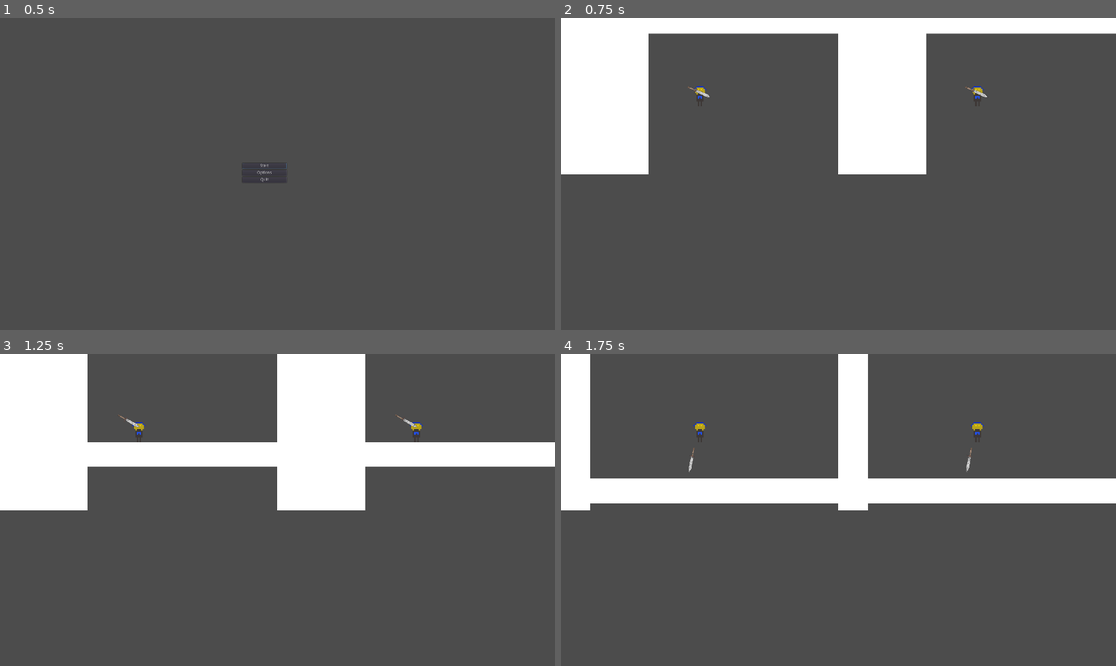
Above: before the commit, frames 1-4 (two rows, left to right).
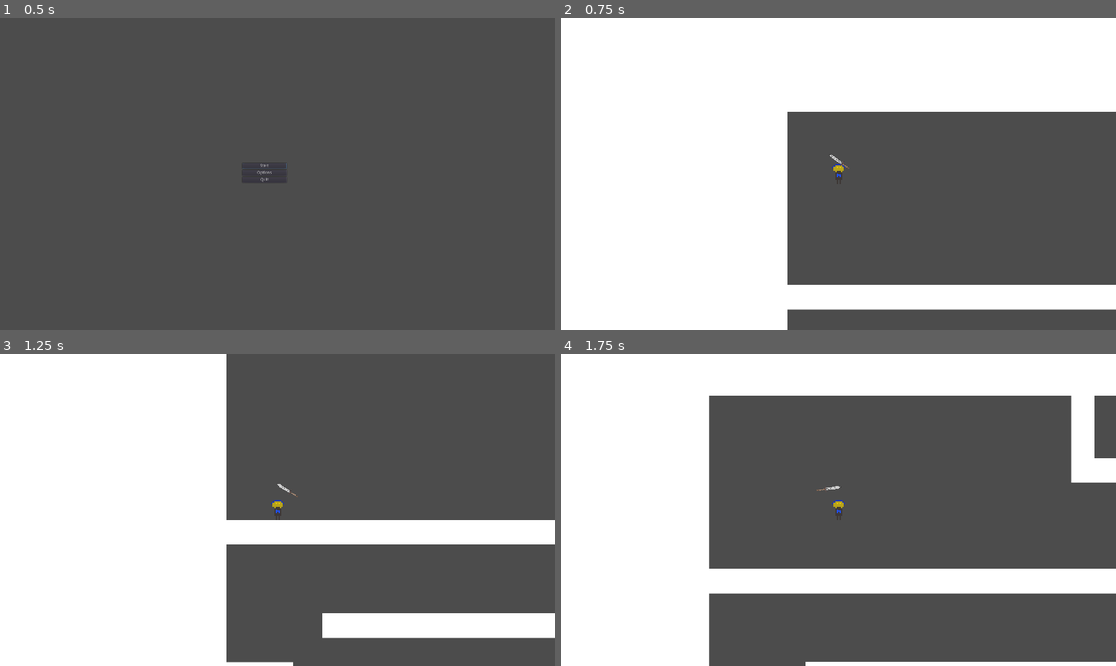
Above: after the commit, the same moments.

Repository: Lorem-Ipsum-Server-Place/GMTK2021-Game
Game: Godot game, scene res://Levels/Menu/MainMenu.tscn
Two runs of this game, one before a commit and one after it. Both use one fixed random seed, a clock stepped at 60 frames per second and the inputs below.
Inputs (mouse positions are in pixels of both pictures, inside the frame that each line leads up to):
- Up to frame 1 (0.5 s): no input
- Up to frame 2 (0.75 s): click "Start" at 0.5 s
- Up to frame 3 (1.25 s): no input
- Up to frame 4 (1.75 s): tap Enter (ui_accept) at 1.25 s; move the mouse to (960, 494) at 1.27 s; hold D (game_right) from 1.28 s (still down); click (960, 494) at 1.35 s; tap Space (game_jump) at 1.52 s

Frame 1 is identical in both runs. In frame 2, 51% of the frame differs, in the area x 0-100%, y 4-100%; in frame 3, 51%, in the area x 0-100%, y 0-100%; in frame 4, 47%.

Commit message:
Whatever the fuck this does

Diff:
--- a/Enemy1.gd
+++ b/Enemy1.gd
@@ -1,5 +1,9 @@
 extends KinematicBody2D
 
+enum EnemyState {
+	PERSUING,
+	FLEEING
+}
 
 const MAX_OFFSET = 0.4
 const MOVEMENT_SPEED = 50
@@ -8,6 +12,9 @@
 var vertical_velocity_modifier = 0
 var tick_random_offset = 0
 var player = null
+var health = null
+var dead = false
+var state = EnemyState.PERSUING
 
 var collision_layers = [3,2]
 
@@ -16,7 +23,7 @@
 func _ready():
 	absolute_position = position
 	tick_random_offset = rand_range(0, 1000)
-
+	health = GameState.enemy_health
 
 # Called every frame. 'delta' is the elapsed time since the previous frame.
 func _process(delta):
@@ -26,6 +33,10 @@
 	if player == null:
 		var viewport_path = get_viewport().get_path()
 		player = get_node_or_null(viewport_path as String + "/Player")
+
+	if dead:
+		GameState.total_kills += 1
+		free()
 
 
 
@@ -41,6 +52,11 @@
 		var movement_delta = player.position - position
 
 		movement_delta = movement_delta.normalized() * MOVEMENT_SPEED
+
+		if state == EnemyState.FLEEING:
+			movement_delta *= -1
+
+		$EnemyGraphic.flip_h = movement_delta.x > 0
 		move_and_slide(movement_delta)
 		for i in range(get_slide_count()):
 			var collision = get_slide_collision(i)
@@ -50,13 +66,21 @@
 
 func take_damage(damage_value, collider_id):
 	if collider_id == get_instance_id():
-		print("I[", collider_id, "] took ", damage_value, " points of damage")
 		for layer in collision_layers:
 			set_collision_mask_bit(layer, 0)
+		state = EnemyState.FLEEING
 		$Timer.start()
+		if health <= damage_value:
+			dead = true
+		else:
+			health -= damage_value
+
+
+
 
 
 
 func _on_Timer_timeout():
 	for layer in collision_layers:
 		set_collision_mask_bit(layer, 1)
+	state = EnemyState.PERSUING
--- a/FlyingEnemy.tscn
+++ b/FlyingEnemy.tscn
@@ -8,7 +8,7 @@
 collision_mask = 5
 script = ExtResource( 2 )
 
-[node name="Test Enemy" type="Sprite" parent="."]
+[node name="EnemyGraphic" type="Sprite" parent="."]
 position = Vector2( 5.1965, 1.09828 )
 scale = Vector2( 0.226, 0.226 )
 texture = ExtResource( 1 )
@@ -18,6 +18,7 @@
 one_shot = true
 
 [node name="CollisionPolygon2D" type="CollisionPolygon2D" parent="."]
+visible = false
 scale = Vector2( 1.5, 1.5 )
 polygon = PoolVector2Array( 0.334263, 10.5785, 3.013, 11.8187, 11.1484, 11.5211, 13.1823, 13.6541, 16.2083, 12.3148, 18 …(885 unchanged characters)…
 
--- a/GameState.gd
+++ b/GameState.gd
@@ -2,6 +2,13 @@
 
 var player_health = 4
 var weapon_rotation = 0
+var enemy_health = 10
+
+var total_kills = 0
+var enemy_spawn_count = 1
+
+var viewport_count = 1
+var timer = null
 
 
 signal player_dead()
@@ -15,9 +22,20 @@
 		emit_signal("player_dead")
 
 
+
 func _on_Player_damage_player():
 	# the player has colllided with an enemy
 	damage_player()
+
+func _ready():
+	timer = Timer.new()
+	timer.one_shot = false
+	timer.wait_time = 30
+	timer.connect("timeout", self, "_timer_inc_spawn_count")
+	timer.start()
+
+func _timer_inc_spawn_count():
+	enemy_spawn_count += 1
 
 func _process(delta):
 	emit_signal("weapon_rotation", weapon_rotation)
--- a/Levels/MainGame/Theatre.gd
+++ b/Levels/MainGame/Theatre.gd
@@ -4,11 +4,8 @@
 
 var viewports:Array = []
 var draw_surfaces:Array = []
-var game_state = null
 var active_viewport: int = 0
 var active_level = null
-
-var enemy_spawn_count = 1
 
 onready var flying_enemy = load("res://FlyingEnemy.tscn")
 
@@ -39,8 +36,8 @@
 		pass
 	player.position = Vector2(200,200)
 
-	player.connect("damage_player", game_state, "damage_player")
-	game_state.connect("player_dead", player, "_on_GameState_player_dead")
+	player.connect("damage_player", GameState, "damage_player")
+	GameState.connect("player_dead", player, "_on_GameState_player_dead")
 
 	viewport.add_child(player)
 	viewport.render_target_v_flip = true
@@ -49,7 +46,7 @@
 
 	viewport.add_child(single_level)
 
-	game_state.connect("weapon_rotation", player, "on_GameState_rotate_sword")
+	GameState.connect("weapon_rotation", player, "on_GameState_rotate_sword")
 
 func create_rect(dimensions: Vector2):
 	return PoolVector2Array([
@@ -111,10 +108,9 @@
 
 
 func init_game_state():
-	game_state = load("res://GameState.tscn").instance()
-	add_child(game_state)
-
-	connect("update_global_weapon_angle", game_state, "_on_Theatre_update_global_weapon_angle")
+
+	connect("update_global_weapon_angle", GameState, "_on_Theatre_update_global_weapon_angle")
+	GameState.total_kills = 0
 
 
 func get_viewport_position(index):
@@ -136,8 +132,8 @@
 
 	init_game_state()
 
-	add_new_viewport()
-	add_new_viewport()
+	for i in range(GameState.viewport_count):
+		add_new_viewport()
 	pass
 	#var player = load("res://Player.tscn").instance()
 	#add_child(player)
@@ -205,9 +201,17 @@
 		if player != null and is_instance_valid(player):
 			var player_weapon = player.player_weapon
 
-			for j in range(enemy_spawn_count):
+			for j in range(GameState.enemy_spawn_count):
 				var enemy_to_spawn = possible_enemies[rand_range(0, len(possible_enemies))]
 				var enemy_instance = enemy_to_spawn.instance()
+
+				var e_graphic = enemy_instance.get_node("EnemyGraphic") as Sprite
+
+				var modulation_colour = Color.from_hsv(randf(), .4, 1, 1 )
+
+				e_graphic.modulate = modulation_colour
+
+
 
 				var player_position = player.position
 				var angle = rand_range(-PI, PI)
--- a/Player.gd
+++ b/Player.gd
@@ -26,8 +26,8 @@
 var attack_starting_pos = Vector2()
 
 
-const INITIAL_PLAYER_MOVE_SPEED = 450
-const PLAYER_JUMP_VELOCITY = 1000
+const INITIAL_PLAYER_MOVE_SPEED = 600
+const PLAYER_JUMP_VELOCITY = 1200
 const INITIAL_PLAYER_JUMP_COUNT = 2
 
 const PLAYER_WEAPON_ATTACK_RANGE = 160
@@ -41,7 +41,8 @@
 
 const PLAYER_WEAPON_IDLE_LERP_WEIGHT = 0.05
 const PLAYER_WEAPON_ROTATION_LERP_WEIGHT = 0.25
-const PLAYER_WEAPON_ATTACK_LERP_WEIGHT = 0.25
+const PLAYER_WEAPON_ATTACK_LERP_WEIGHT = 0.4
+const PLAYER_WEAPON_RETURN_LERP_WEIGHT = 0.35
 
 const INVINCIBILITY_DURATION_SECONDS = 1
 const ENEMY_COLLISION_LAYERS = [3]
@@ -71,11 +72,18 @@
 
 # Called every frame. 'delta' is the elapsed time since the previous frame.
 func _process(delta):
-	if get_position().y > 1200:
-		print("killing player")
-		dead = true
 	if dead:
 		self.free()
+	else:
+		var new_modulate_colour = lerp(
+			$"Player Debug Sprite".modulate,
+			Color(1,1,1),
+			0.05
+		)
+
+		$"Player Debug Sprite".modulate = new_modulate_colour
+
+
 func get_inputs():
 	# If either direction is pressed, figure out which way we're going
 	if Input.is_action_pressed("game_left") or Input.is_action_pressed("game_right"):
@@ -150,7 +158,6 @@
 			emit_signal("collect_pickup")
 		elif is_collider_teleport(collision):
 			emit_signal("teleport_player")
-			emit_signal("teleport_player")
 
 
 	# Ask the collision whether we're stood on something
@@ -180,6 +187,9 @@
 	$InvincibilityTimer.start(INVINCIBILITY_DURATION_SECONDS)
 	is_invincible = true
 	set_enemy_collisions(false)
+
+	var damage_colour = Color(1,.5,.5,1)
+	$"Player Debug Sprite".modulate = damage_colour
 
 
 func on_GameState_rotate_sword(rotation):
@@ -211,10 +221,14 @@
 			-PLAYER_WEAPON_VERTICAL_OFFSET
 		)
 
+		var lerp_weight = PLAYER_WEAPON_IDLE_LERP_WEIGHT
+		if attack_state == PlayerAttackState.NOT_READY:
+			lerp_weight = PLAYER_WEAPON_RETURN_LERP_WEIGHT
+
 		var new_position = lerp(
 			player_weapon.position,
 			desired_position,
-			PLAYER_WEAPON_IDLE_LERP_WEIGHT
+			lerp_weight
 		)
 
 		player_weapon.position = new_position
--- a/project.godot
+++ b/project.godot
@@ -13,6 +13,10 @@
 config/name="GMTK2021"
 run/main_scene="res://Levels/Menu/MainMenu.tscn"
 config/icon="res://icon.png"
+
+[autoload]
+
+GameState="*res://GameState.gd"
 
 [display]
 
